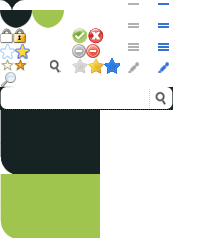
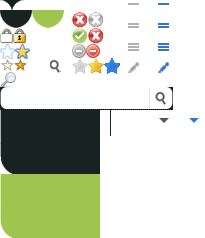
Layers edited between the first and the second 205 × 238 image:
added group "arrows" with 2 layers above "corners" over [159, 118, 199, 123]
added layer "Layer 1" in group "arrows" over [159, 118, 169, 123]
added layer "down, normal" in group "arrows" over [189, 118, 199, 123]
added layer "Shape 1" in group "Tab Bar" over [110, 110, 111, 136]
added group "Buttons" with 2 layers in group "Validation" over [72, 12, 103, 28]
added layer "delete - on" in group "Buttons" over [72, 12, 88, 28]
added layer "delete - off" in group "Buttons" over [88, 12, 103, 27]
